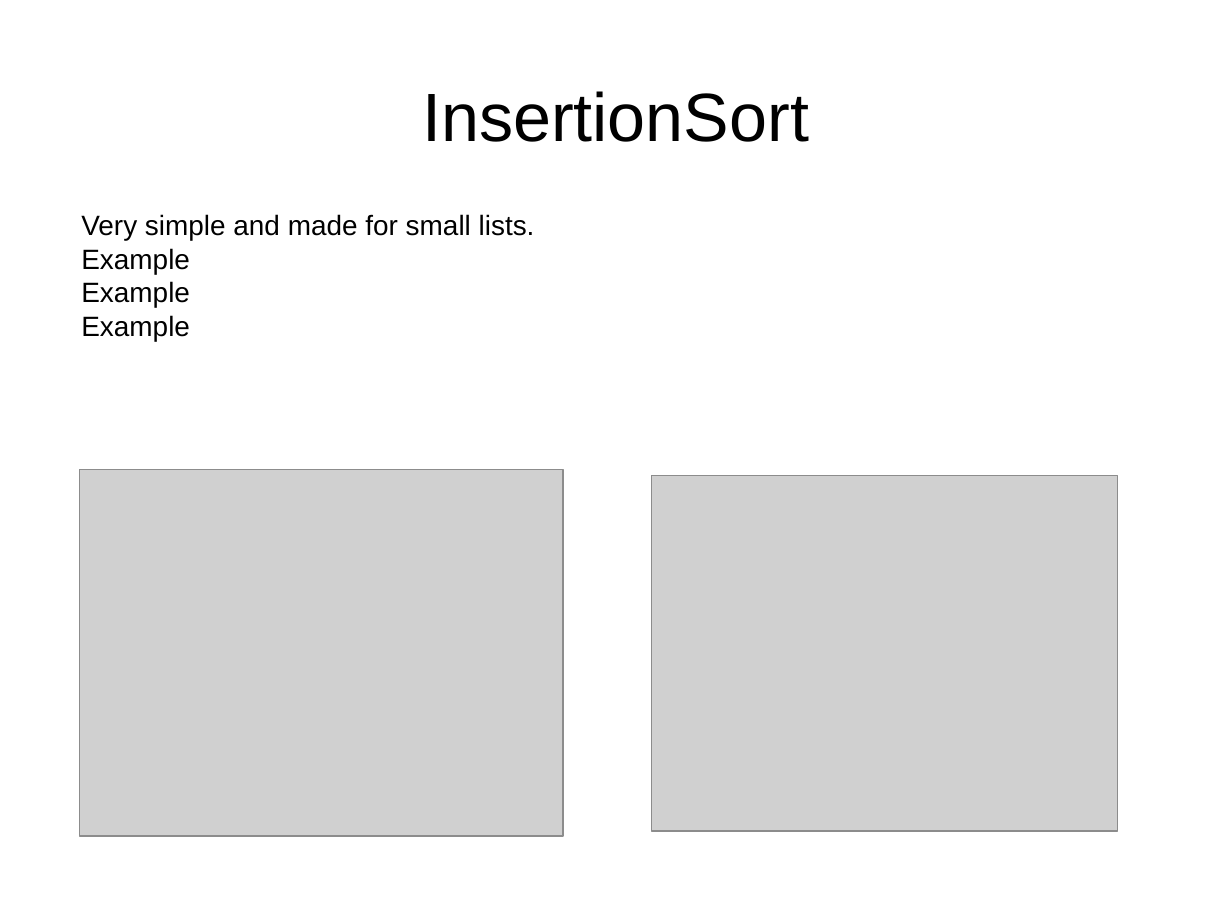
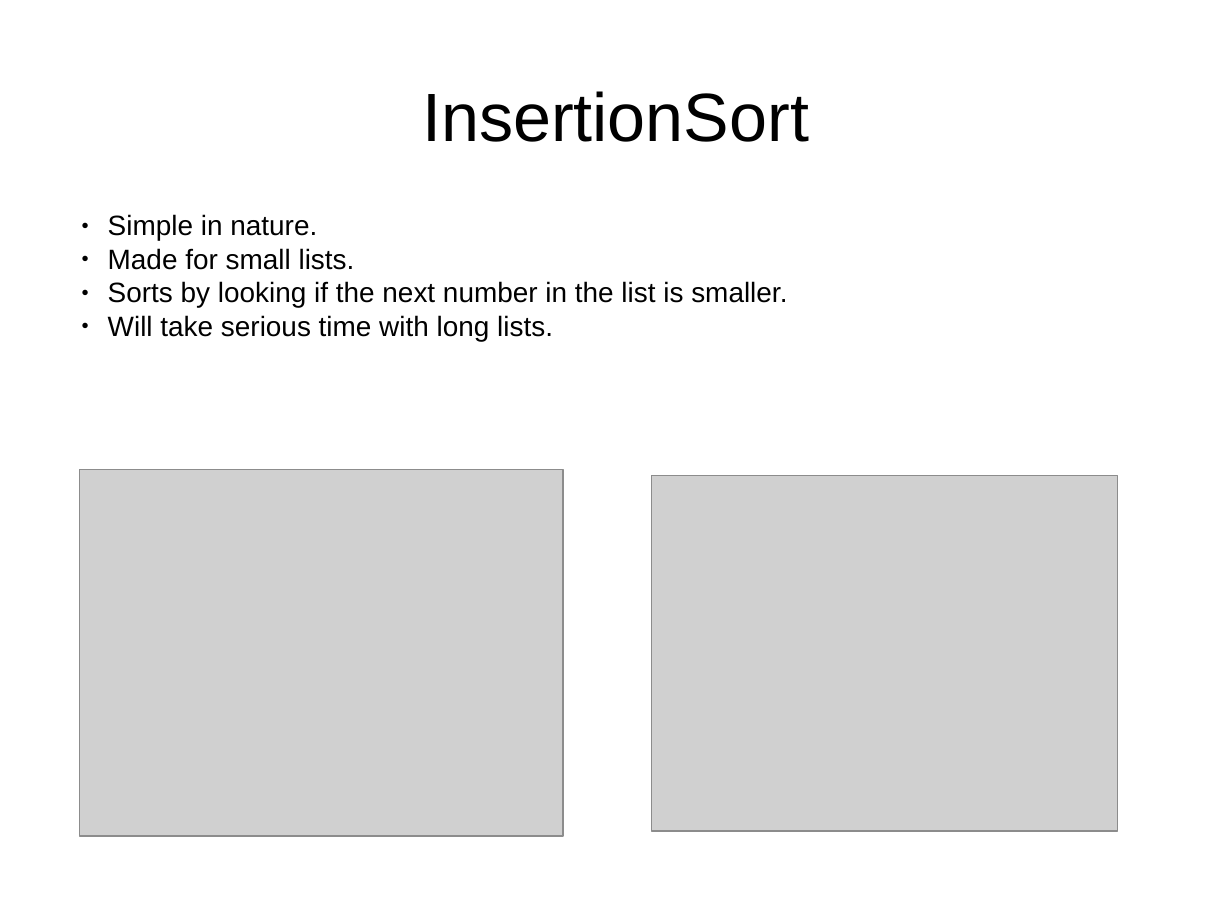
Before and after one commit to RogierWV/turbo-octo-tribble, a slide deck: slide 2 of presentatie.odp. Drawn at 1232x924 pixels with LibreOffice and Linux fonts; fonts in the diff are those of the drawing; grey boxes stand for pictures. Boxes give left, top, right and bottom in pixels: in the first picture for what was removed or moved away, otherwise in the second. Text is boxed around its words. In the diff, an @@ line names an element or a change of style, - is before the commit and + after.

```diff
--- a/presentatie.odp
+++ b/presentatie.odp
@@ text at (x1=108, y1=214, x2=787, y2=341): text changed @@
-Very simple and made for small lists.
-Example
-Example
-Example
+● Simple in nature.
+● Made for small lists.
+● Sorts by looking if the next number in the list is smaller.
+● Will take serious time with long lists.
```
Also in this commit, not shown: 1 other slide changed.
